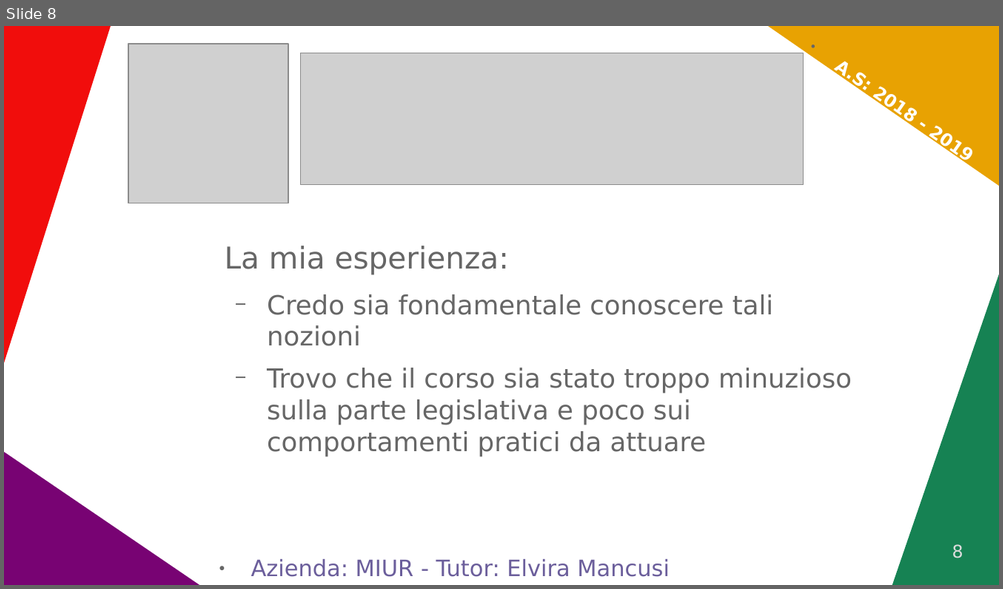
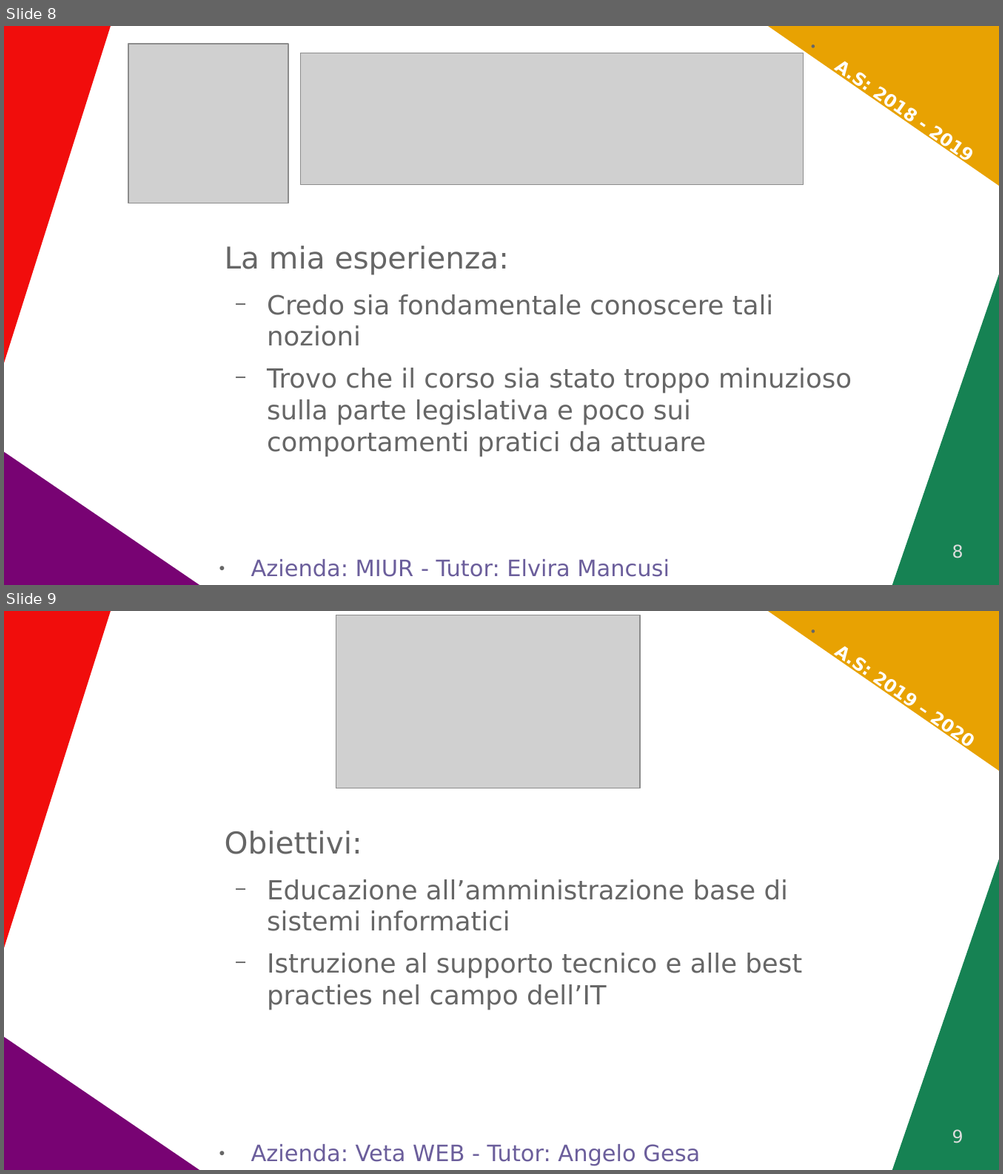
Before and after one commit to WAPEETY/media-way, a slide deck: proof_of_concept/PCTO.odp. Shown one above the other, each under a label of ours: slide 8 before the commit, slides 8 and 9 after it. The pictures are 1003x589 and 1003x1174 pixels, drawn with LibreOffice and Linux fonts; fonts in the diff are those of the drawing; grey boxes stand for pictures. Boxes give left, top, right and bottom in pixels: in the first picture for what was removed or moved away, otherwise in the second. Text is boxed around its words. In the diff, an @@ line names an element or a change of style, - is before the commit and + after.

```diff
--- a/proof_of_concept/PCTO.odp
+++ b/proof_of_concept/PCTO.odp
@@ slide 9 added at box(4, 611, 999, 1170), background #FFFFFF; not listed: 4 template elements that a slide beside it also shows @@
@@ picture added at box(336, 615, 640, 789) @@
@@ text added at box(834, 646, 867, 676), 14 pt, text #FFFFFF, bold @@
+● A.S: 2019 – 2020
@@ text added at box(225, 831, 802, 1011), 21 pt, text #666666 @@
+Obiettivi:
+  − Educazione all’amministrazione base di sistemi informatici
+  − Istruzione al supporto tecnico e alle best practies nel campo dell’IT
@@ page number added at box(952, 1130, 963, 1144), 14 pt, text #DDDDDD @@
+9
@@ text added at box(251, 1145, 700, 1167), 18 pt, text #6B5E9B @@
+● Azienda: Veta WEB - Tutor: Angelo Gesa
```
Also in this commit, not shown: 6 other slides added.
